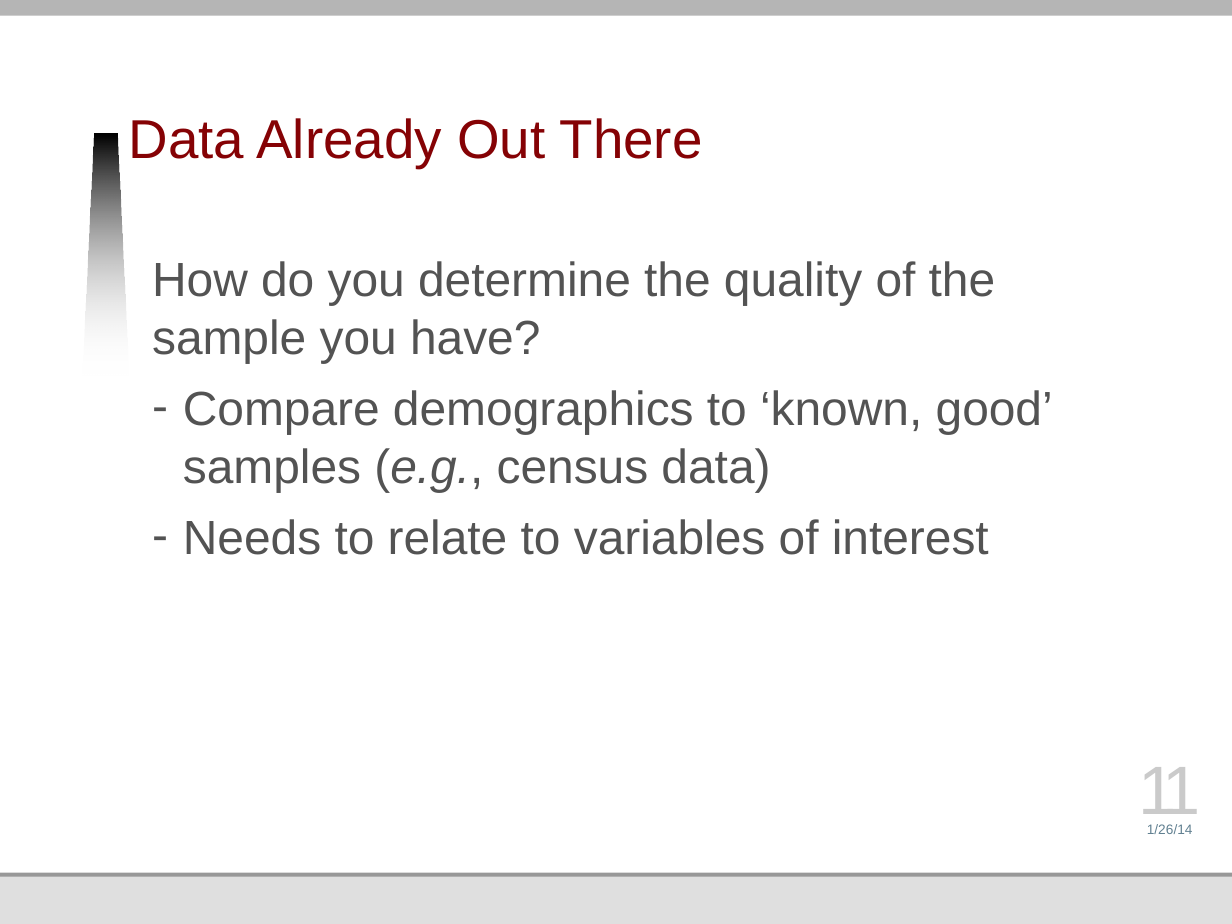
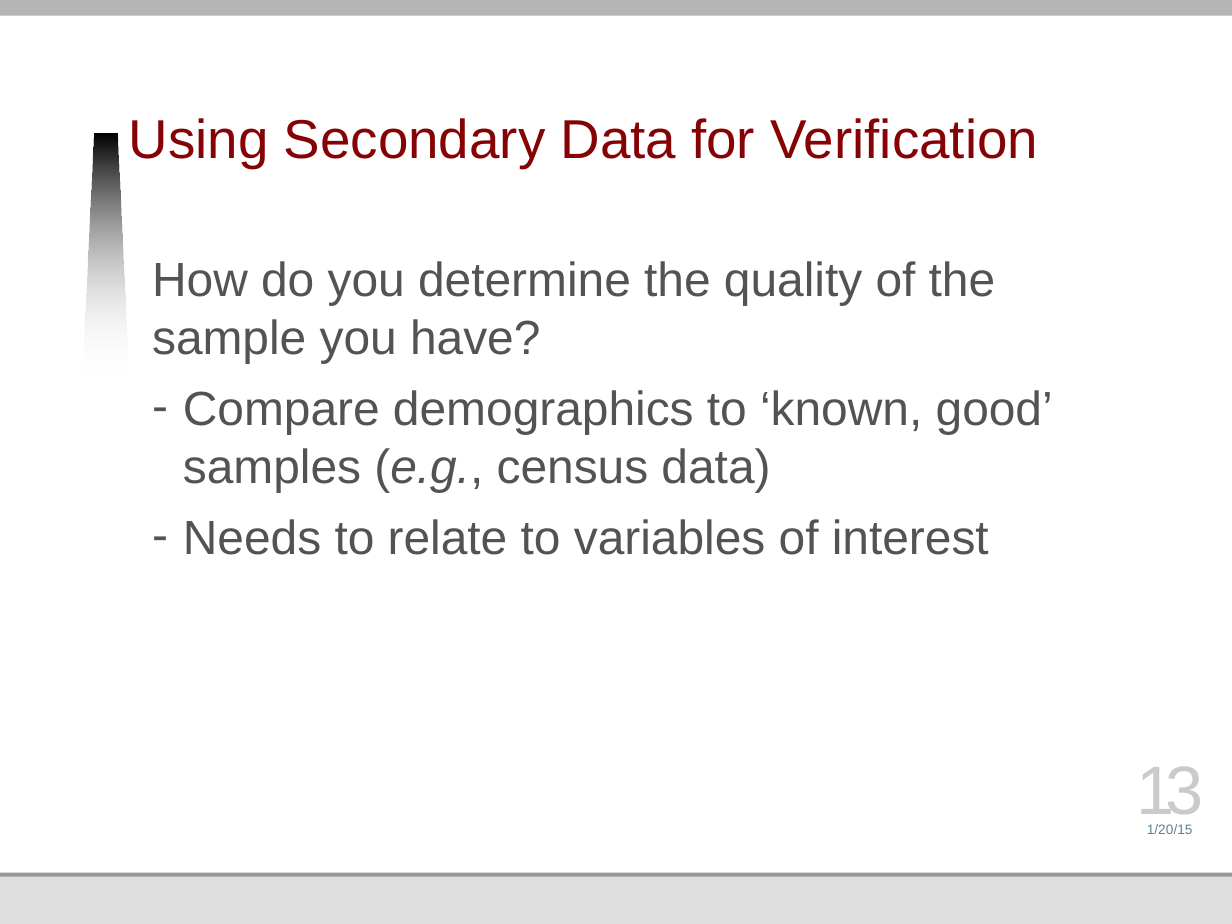
Before and after one commit to jmankoff/data, a slide deck: slide 13 of Lectures/4 Acquiring.pptx (slide 11 before the commit). Drawn at 1232x924 pixels with LibreOffice and Linux fonts; fonts in the diff are those of the drawing; background and template pictures are left out. Boxes give left, top, right and bottom in pixels: in the first picture for what was removed or moved away, otherwise in the second. Text is boxed around its words. In the diff, an @@ line names an element or a change of style, - is before the commit and + after.

```diff
--- a/Lectures/4 Acquiring.pptx
+++ b/Lectures/4 Acquiring.pptx
@@ title at [129,118,1038,167]: text changed @@
-Data Already Out There
+Using Secondary Data for Verification
@@ page number at [1136,766,1204,827]: text changed @@
-11
+13
@@ text at [1147,824,1193,834]: text changed @@
-1/26/14
+1/20/15
```
Also in this commit, not shown: 14 other slides changed, 12 slides added, 17 slides removed, 27 other files.
